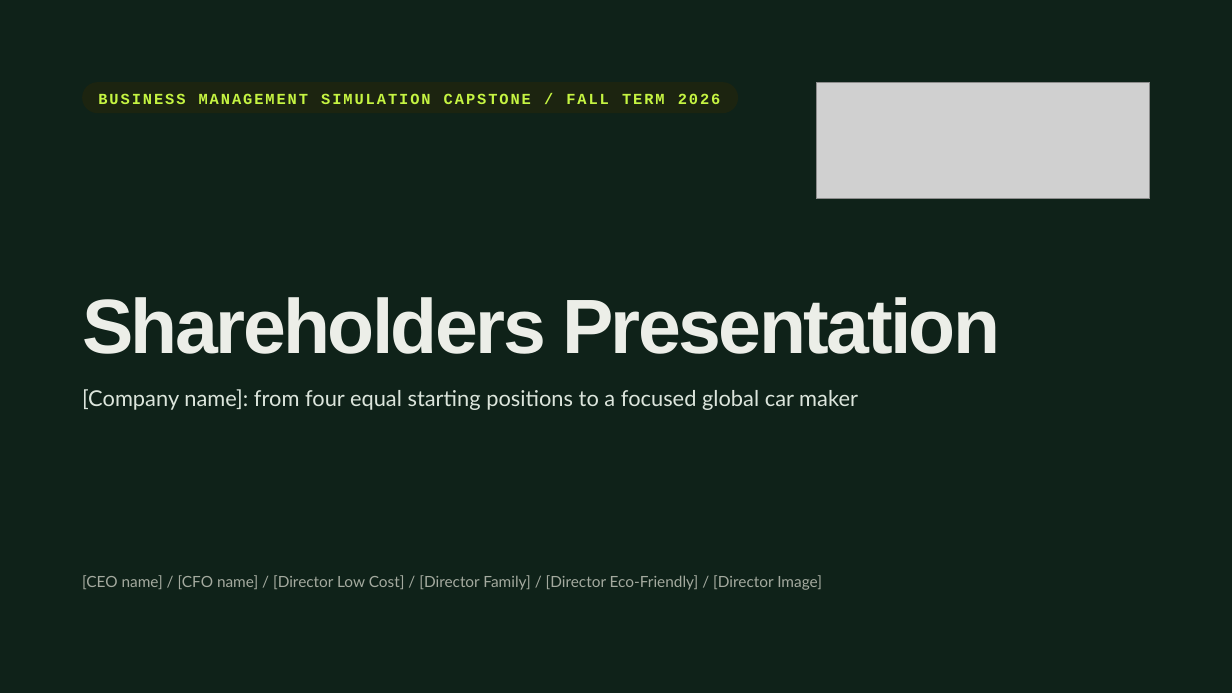
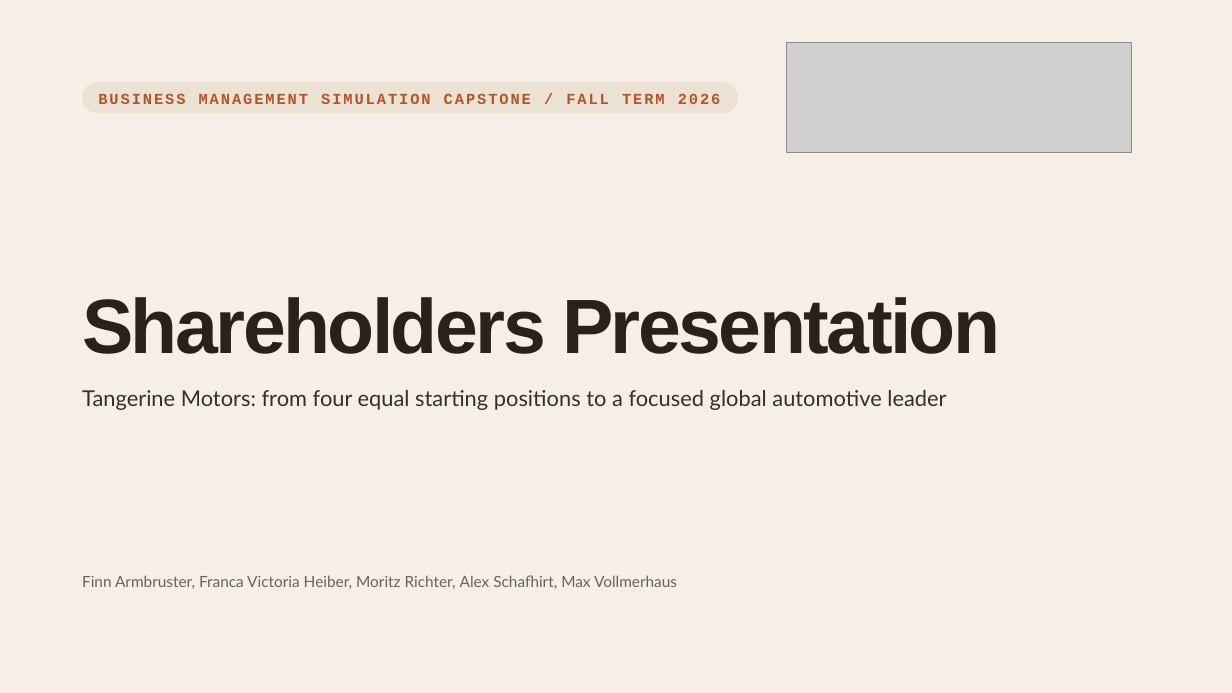
Before and after one commit to moridoca/tangerine-motors, a slide deck: slide 1 of assets/ir/FY26-Praesentation.pptx. Drawn at 1232x693 pixels with LibreOffice and Linux fonts; fonts in the diff are those of the drawing; grey boxes stand for pictures; background and template pictures are left out. Boxes give left, top, right and bottom in pixels: in the first picture for what was removed or moved away, otherwise in the second. Text is boxed around its words. In the diff, an @@ line names an element or a change of style, - is before the commit and + after.

Commit message:
FY26 Präsentation: aktuelle Shareholders Presentation (PPTX)

```diff
--- a/assets/ir/FY26-Praesentation.pptx
+++ b/assets/ir/FY26-Praesentation.pptx
@@ background #0F2219 to #F5EFE6 @@
@@ picture added at [787,43,1131,152] @@
@@ rounded rectangle "BUSINESS MANAGEMENT SIMULATION CAPSTONE / ..." at [82,82,738,114]: text colour #C5F442 to #B5532A; fill #1C2410 to #ECE2D3 @@
@@ picture removed at [816,82,1150,199] @@
@@ title "Shareholders Presentation" at [82,297,1000,354]: text colour #ECEEE8 to #2B211B @@
@@ text at [82,390,946,410]: text changed; text colour #DCE5DC to #3A2E26 @@
-[Company name]: from four equal starting positions to a focused global car maker
+Tangerine Motors: from four equal starting positions to a focused global automotive leader
@@ text at [82,575,677,589]: text changed; text colour #A4AA9F to #6E6158 @@
-[CEO name] / [CFO name] / [Director Low Cost] / [Director Family] / [Director Eco-Friendly] / [Director Image]
+Finn Armbruster, Franca Victoria Heiber, Moritz Richter, Alex Schafhirt, Max Vollmerhaus
```
Also in this commit, not shown: 3 other slides changed, 51 slides added, 19 slides removed.
